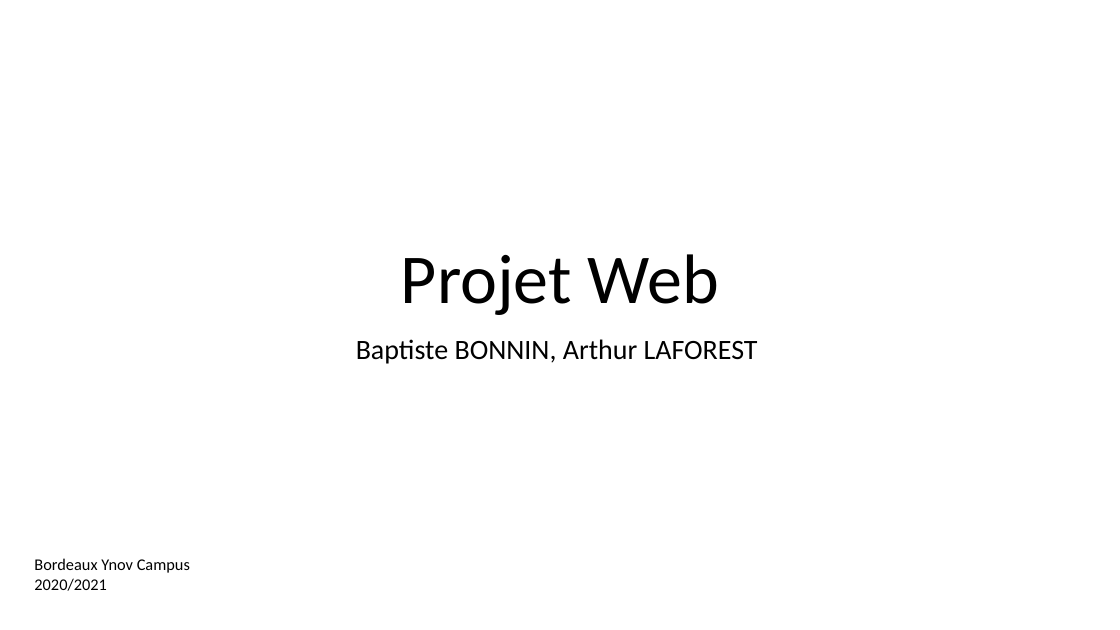
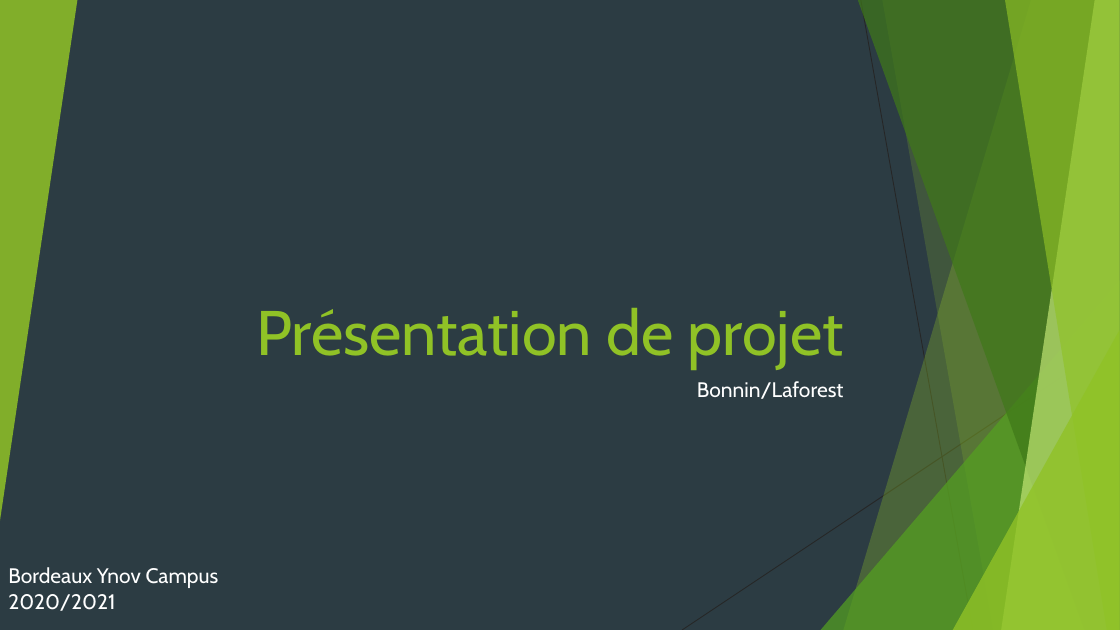
Before and after one commit to exender/projet-web, a slide deck: slide 1 of Presentation.pptx. Drawn at 1120x630 pixels with LibreOffice and Linux fonts; fonts in the diff are those of the drawing. Boxes give left, top, right and bottom in pixels: in the first picture for what was removed or moved away, otherwise in the second. Text is boxed around its words. In the diff, an @@ line names an element or a change of style, - is before the commit and + after.

```diff
--- a/Presentation.pptx
+++ b/Presentation.pptx
@@ background #FFFFFF to #2C3C43 @@
@@ group added at (x1=0, y1=0, x2=1120, y2=630): 5 freeform shapes, 3 triangles, 2 lines @@
@@ title at (x1=256, y1=308, x2=844, y2=369): text changed; size 60 to 54 pt; font Calibri to Cabin; text colour #000000 to #90C226 @@
-Projet Web
+Présentation de projet
@@ subtitle at (x1=697, y1=381, x2=844, y2=399): text changed; size 24 to 18 pt; font Calibri to Cabin; text colour #000000 to #FFFFFF @@
-Baptiste BONNIN, Arthur LAFOREST
+Bonnin/Laforest
@@ text at (x1=8, y1=567, x2=219, y2=611): text changed; size 14 to 18 pt; font Calibri to Cabin; text colour #000000 to #FFFFFF @@
-Bordeaux Ynov Campus
-2020/2021
+Bordeaux Ynov Campus 2020/2021
```
Also in this commit, not shown: 3 slides added, 4 slides removed.
